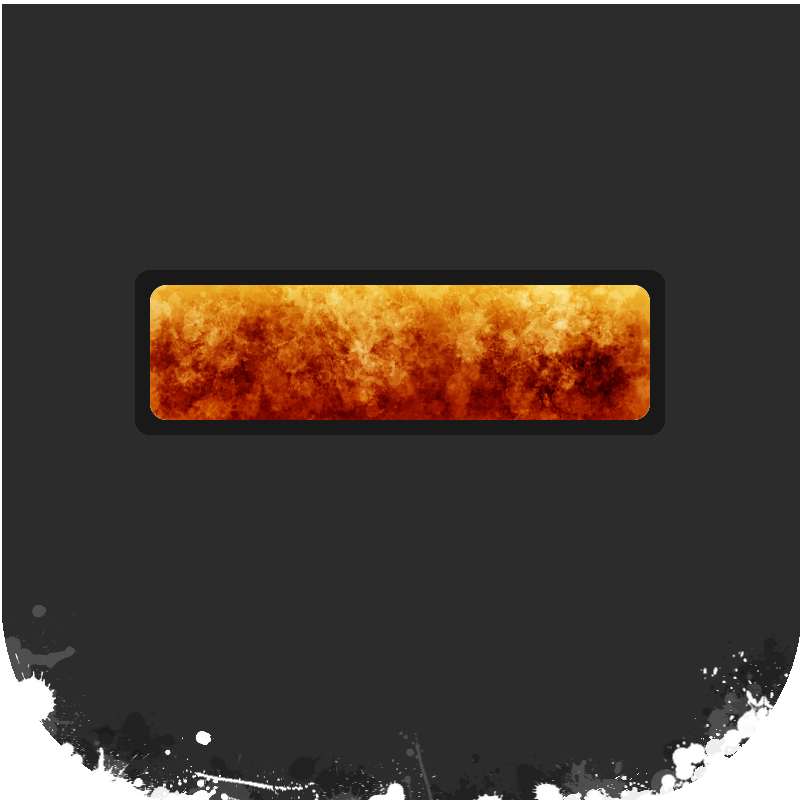
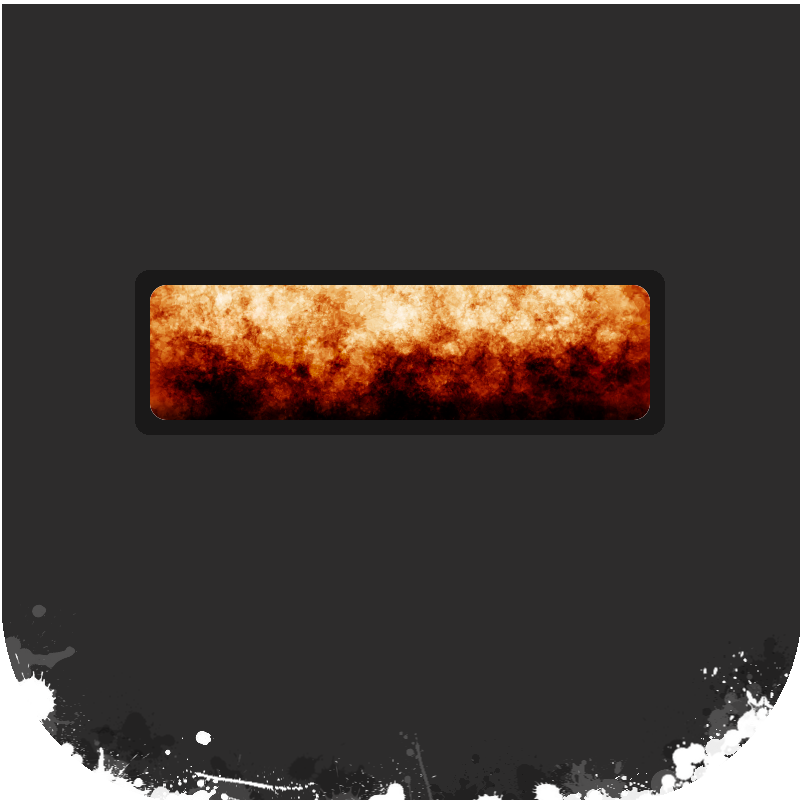
Two versions of the same layered image (800 x 800). Layer-by-layer changes:
added layer "circle" above "Layer #1" over [150, 285, 650, 420]
added layer "Layer #1" above "black" over [150, 285, 650, 420]
added layer "black" above "Layer" over [150, 285, 650, 420]
painted on "Layer" over [150, 285, 650, 420]
